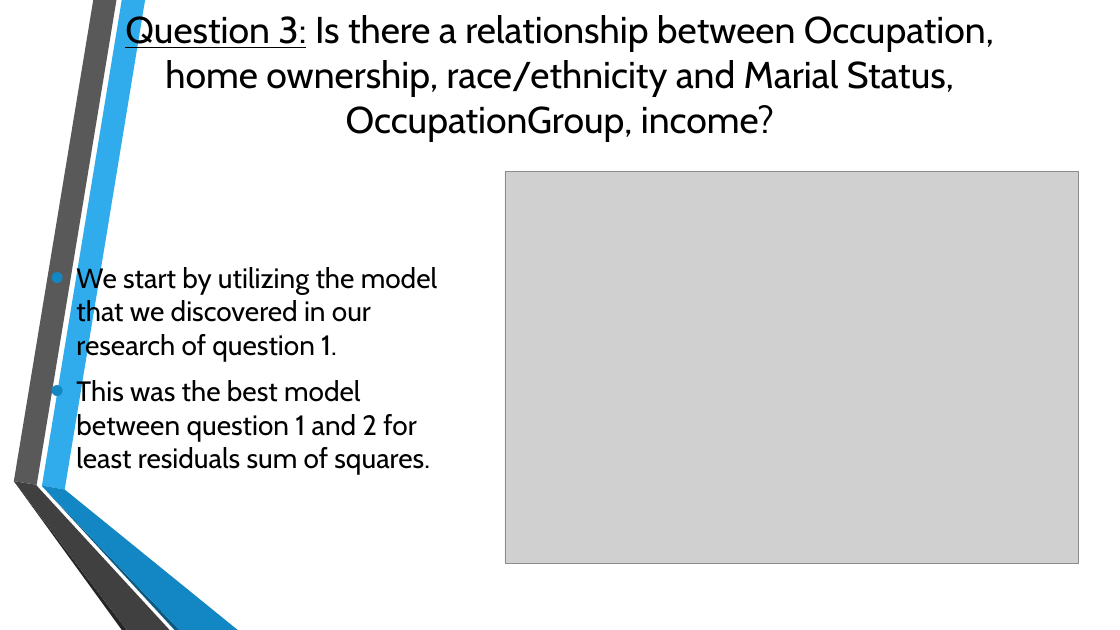
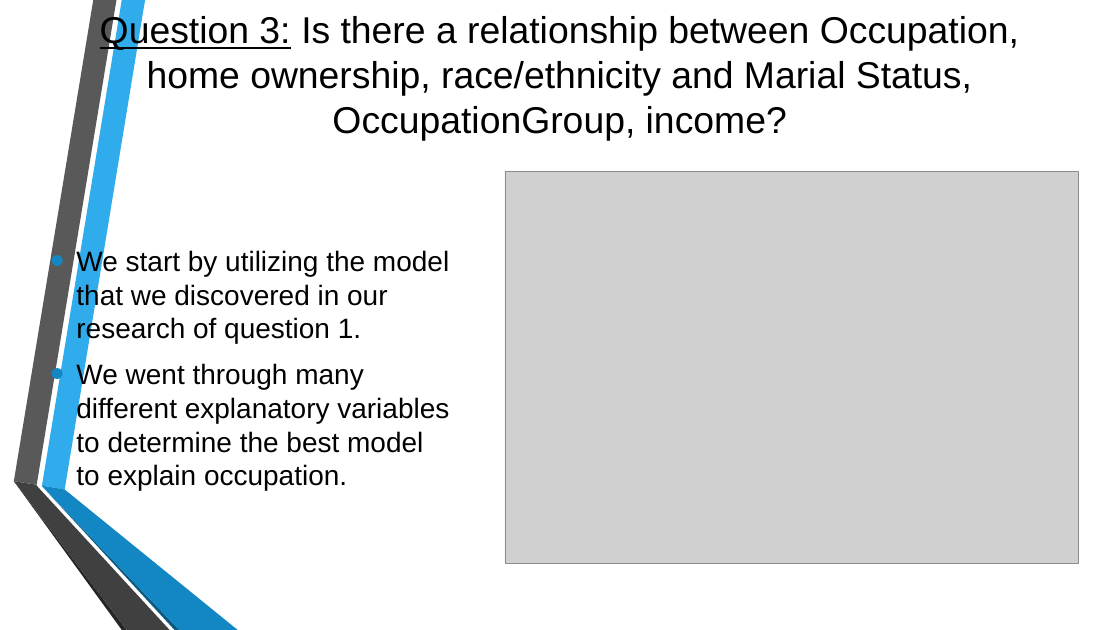
Before and after one commit to hutchiss911/group-4-ST-538-OSU-PROJ-1, a slide deck: slide 8 of Data Wizards Project #1.pptx. Drawn at 1120x630 pixels with LibreOffice and Linux fonts; fonts in the diff are those of the drawing; grey boxes stand for pictures; background and template pictures are left out. Boxes give left, top, right and bottom in pixels: in the first picture for what was removed or moved away, otherwise in the second. Text is boxed around its words. In the diff, an @@ line names an element or a change of style, - is before the commit and + after.

Commit message:
Font changes, variables listed in explanation.

```diff
--- a/Data Wizards Project #1.pptx
+++ b/Data Wizards Project #1.pptx
@@ title "Question 3: Is there a ..." at box(100, 14, 1019, 141): font Cabin to Arial @@
@@ text at box(76, 249, 449, 343): font Cabin to Arial in "We start by utilizing the model that ..." @@
@@ text at box(76, 363, 449, 490): text changed; font Cabin to Arial @@
-• This was the best model between question 1 and 2 for least residuals sum of squares.
+• We went through many different explanatory variables to determine the best model to explain occupation.
```
Also in this commit, not shown: 11 other slides changed.
